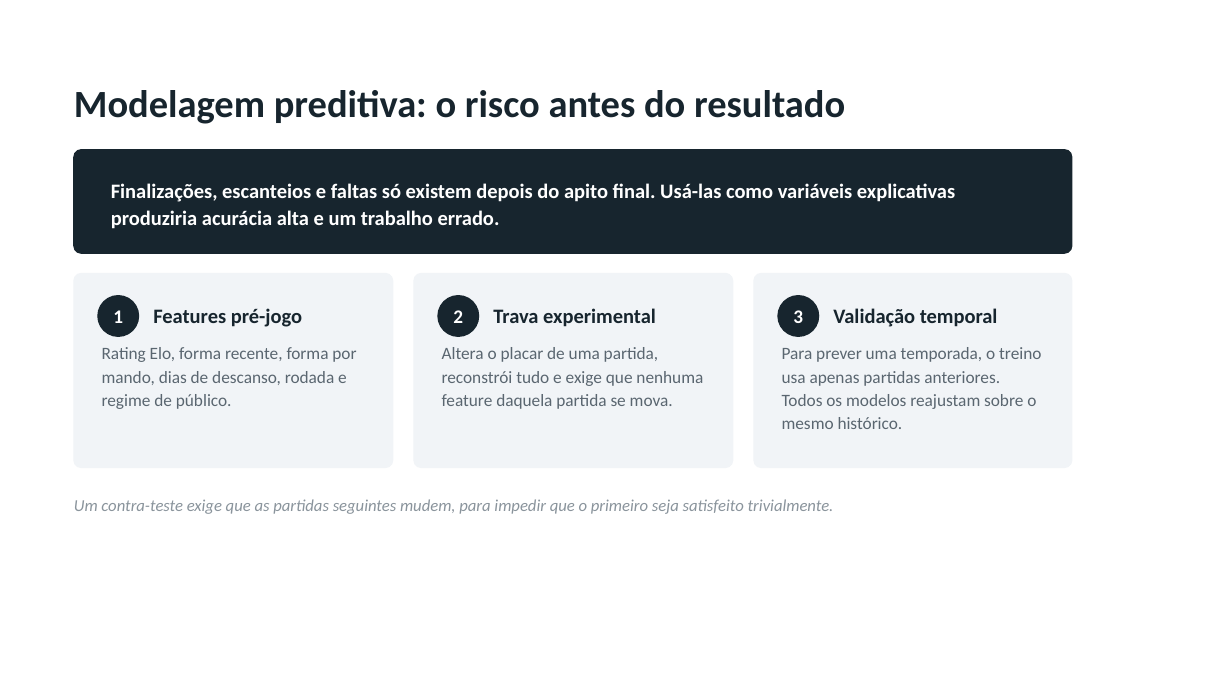
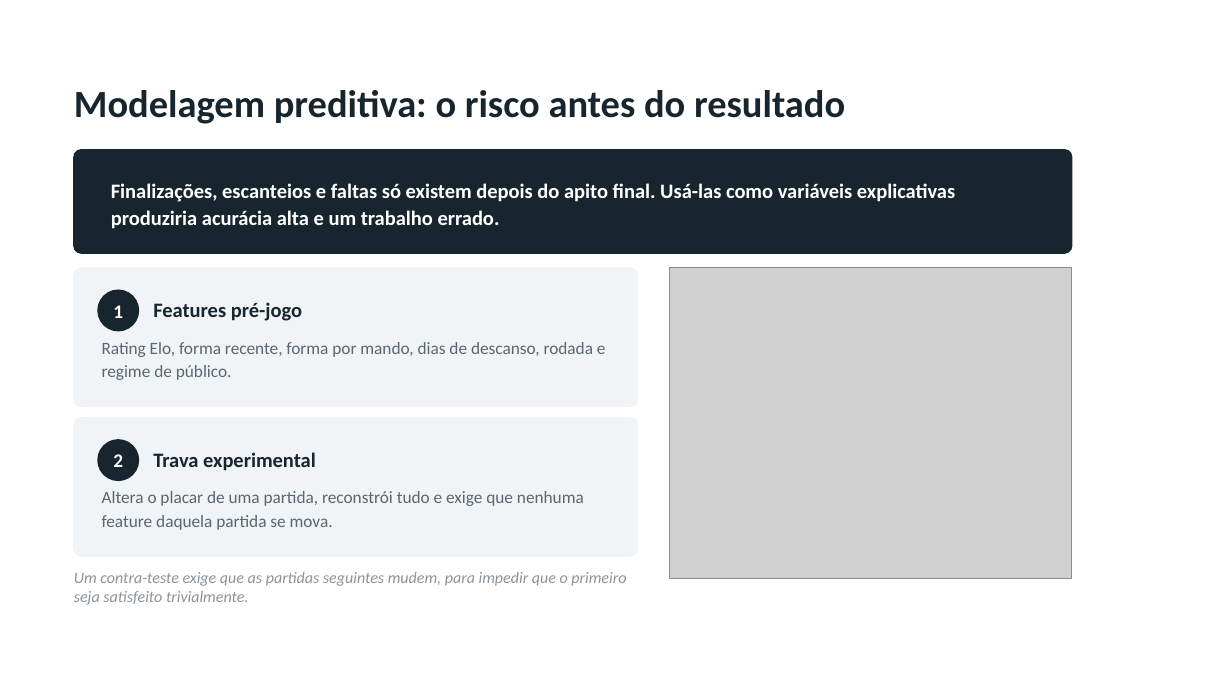
Before and after one commit to matheustm29/TCC2, a slide deck: slide 16 of apresentacao/TCC2_Defesa.pptx (slide 15 before the commit). Drawn at 1232x693 pixels with LibreOffice and Linux fonts; fonts in the diff are those of the drawing; grey boxes stand for pictures; background and template pictures are left out. Boxes give left, top, right and bottom in pixels: in the first picture for what was removed or moved away, otherwise in the second. Text is boxed around its words. In the diff, an @@ line names an element or a change of style, - is before the commit and + after.

```diff
--- a/apresentacao/TCC2_Defesa.pptx
+++ b/apresentacao/TCC2_Defesa.pptx
@@ rounded rectangle: place and size @@
-rounded rectangle at bbox=[74, 274, 393, 468]
+rounded rectangle at bbox=[74, 268, 638, 407]
@@ rounded rectangle at bbox=[74, 268, 638, 407]: proportions changed @@
@@ picture added at bbox=[670, 268, 1072, 579] @@
@@ text "1": place and size @@
-text "1" at bbox=[113, 310, 123, 323]
+text "1" at bbox=[113, 305, 123, 318]
@@ ellipse: place and size @@
-ellipse at bbox=[98, 296, 139, 336]
+ellipse at bbox=[98, 290, 139, 331]
@@ text "Features pré-jogo": place and size @@
-text "Features pré-jogo" at bbox=[153, 308, 302, 327]
+text "Features pré-jogo" at bbox=[153, 302, 302, 321]
@@ rounded rectangle removed at bbox=[754, 274, 1072, 468] @@
@@ ellipse removed at bbox=[778, 296, 819, 336] @@
@@ text removed at bbox=[793, 310, 803, 323] @@
-3
@@ text removed at bbox=[833, 308, 998, 327] @@
-Validação temporal
@@ text "Rating Elo, forma recente, forma ..." rewrapped from bbox=[102, 347, 356, 409] to bbox=[102, 342, 606, 380] @@
@@ text removed at bbox=[782, 347, 1041, 429] @@
-Para prever uma temporada, o treino usa apenas partidas anteriores. Todos os modelos reajustam sobre o mesmo histórico.
@@ rounded rectangle at bbox=[74, 418, 638, 556]: proportions changed @@
@@ rounded rectangle: place and size @@
-rounded rectangle at bbox=[414, 274, 733, 468]
+rounded rectangle at bbox=[74, 418, 638, 556]
@@ text "2": place and size @@
-text "2" at bbox=[453, 310, 463, 323]
+text "2" at bbox=[113, 454, 123, 467]
@@ ellipse: place and size @@
-ellipse at bbox=[438, 296, 479, 336]
+ellipse at bbox=[98, 440, 139, 481]
@@ text "Trava experimental": place and size @@
-text "Trava experimental" at bbox=[493, 308, 656, 327]
+text "Trava experimental" at bbox=[153, 452, 316, 471]
@@ text "Altera o placar de uma ..." rewrapped from bbox=[442, 347, 703, 409] to bbox=[102, 491, 584, 530] @@
@@ text "Um contra-teste exige que as ...": place and size @@
-text "Um contra-teste exige que as ..." at bbox=[74, 499, 834, 514]
+text "Um contra-teste exige que as ..." at bbox=[74, 572, 626, 605]
@@ text "Um contra-teste exige que as ..." at bbox=[74, 572, 626, 605]: size 13 to 12.5 pt @@
```
Also in this commit, not shown: 1 other slide changed, 2 slides added, 1 slide removed, 1 other file.
